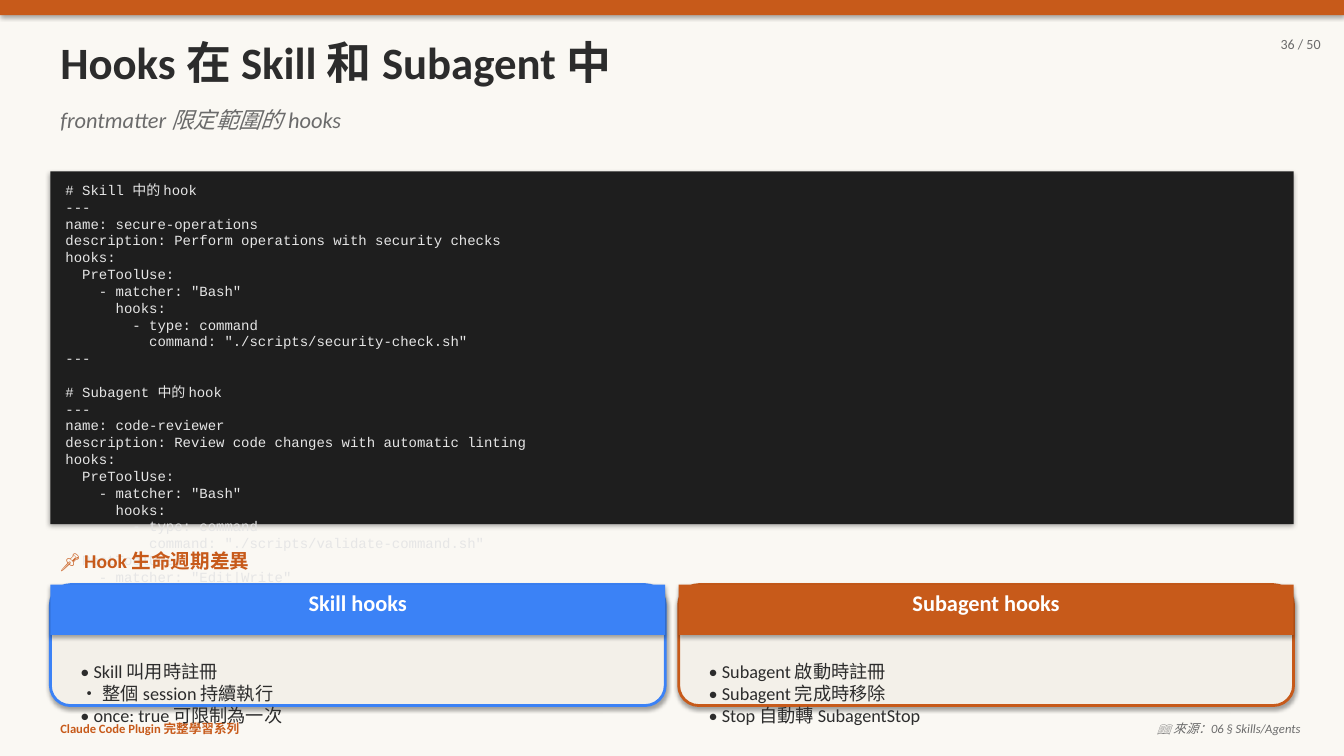
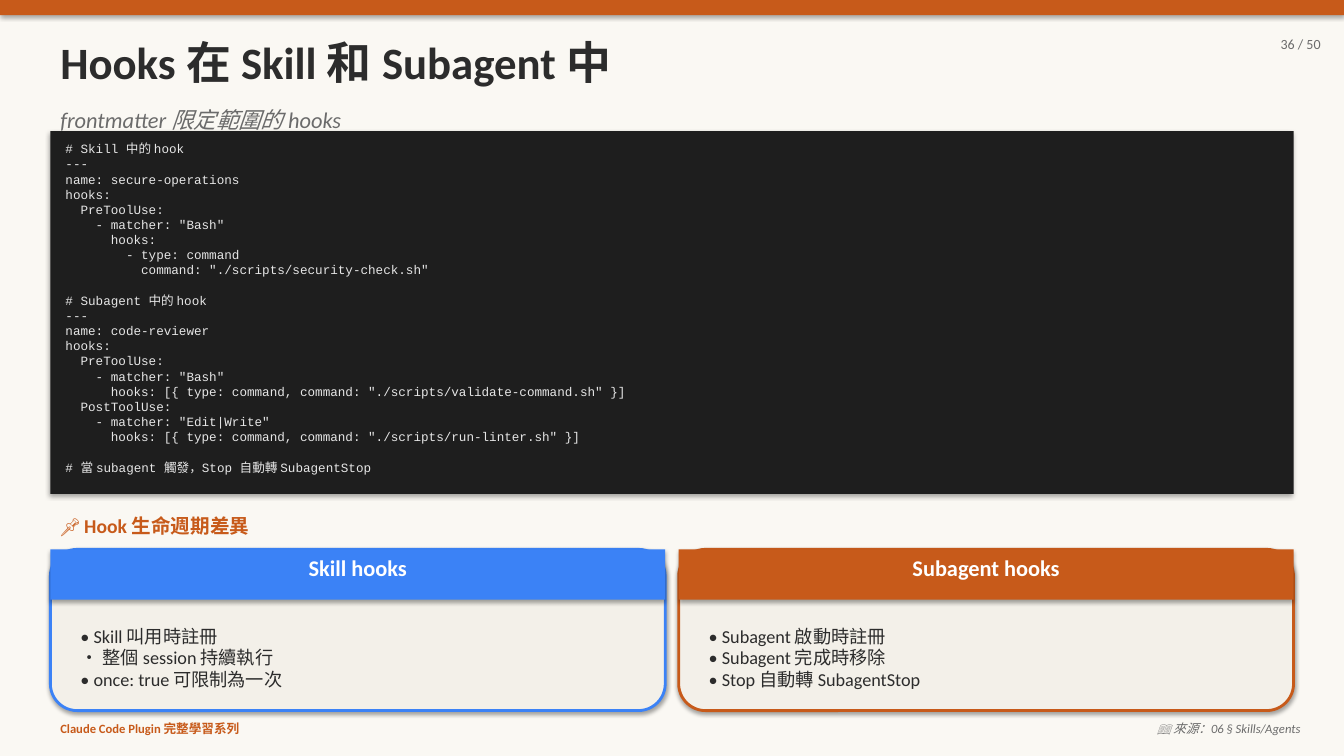
Before and after one commit to kcf7012/pi-proj, a slide deck: slide 36 of 06-hooks.pptx. Drawn at 1344x756 pixels with LibreOffice and Linux fonts; fonts in the diff are those of the drawing. Boxes give left, top, right and bottom in pixels: in the first picture for what was removed or moved away, otherwise in the second. Text is boxed around its words. In the diff, an @@ line names an element or a change of style, - is before the commit and + after.

```diff
--- a/06-hooks.pptx
+++ b/06-hooks.pptx
@@ text at [65, 142, 603, 475]: paragraph removed @@
----
@@ text "# Skill 中的 hook": place and size @@
-text "# Skill 中的 hook" at [65, 183, 526, 688]
+text "# Skill 中的 hook" at [65, 142, 603, 475]
@@ rectangle: place and size @@
-rectangle at [50, 171, 1294, 524]
+rectangle at [50, 131, 1294, 494]
@@ text at [65, 142, 428, 429]: size 10 to 9 pt in "# Skill 中的 hook", "---", "name: secure-operations", "hooks:" and 13 more places @@
@@ text at [65, 235, 501, 248]: paragraph removed @@
-description: Perform operations with security checks
@@ text at [111, 387, 603, 399]: text changed; size 10 to 9 pt @@
-hooks:
-- type: command
-command: "./scripts/validate-command.sh"
+hooks: [{ type: command, command: "./scripts/validate-command.sh" }]
@@ text at [65, 437, 526, 450]: paragraph removed @@
-description: Review code changes with automatic linting
@@ text at [81, 432, 557, 475]: text changed; size 10 to 9 pt @@
-hooks:
-- type: command
-command: "./scripts/run-linter.sh"
----
-// 當 agent 作為 subagent 觸發，Stop 自動轉為 SubagentStop
+hooks: [{ type: command, command: "./scripts/run-linter.sh" }]
+# 當 subagent 觸發，Stop 自動轉 SubagentStop
@@ rounded rectangle: place and size @@
-rounded rectangle at [50, 585, 665, 706]
+rounded rectangle at [50, 549, 665, 711]
@@ 3 texts, 2 rectangles: place and size @@
-3 texts, 2 rectangles at [50, 551, 1294, 635]
+3 texts, 2 rectangles at [50, 516, 1294, 600]
@@ rounded rectangle: place and size @@
-rounded rectangle at [679, 585, 1294, 706]
+rounded rectangle at [679, 549, 1294, 711]
@@ text "• Skill 叫用時註冊" rewrapped from [94, 662, 282, 727] to [94, 627, 282, 688] @@
@@ text "• Subagent 啟動時註冊": place and size @@
-text "• Subagent 啟動時註冊" at [722, 662, 920, 727]
+text "• Subagent 啟動時註冊" at [722, 627, 920, 689]
```
Also in this commit, not shown: 13 other slides changed, 3 other files.
